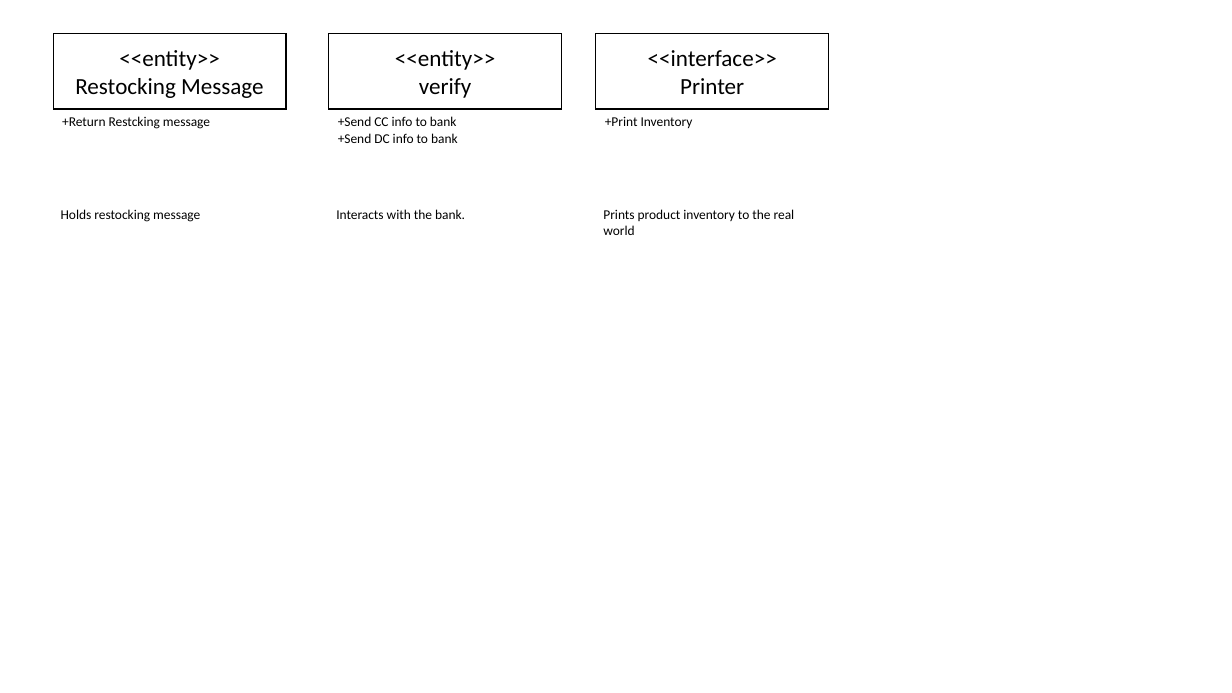
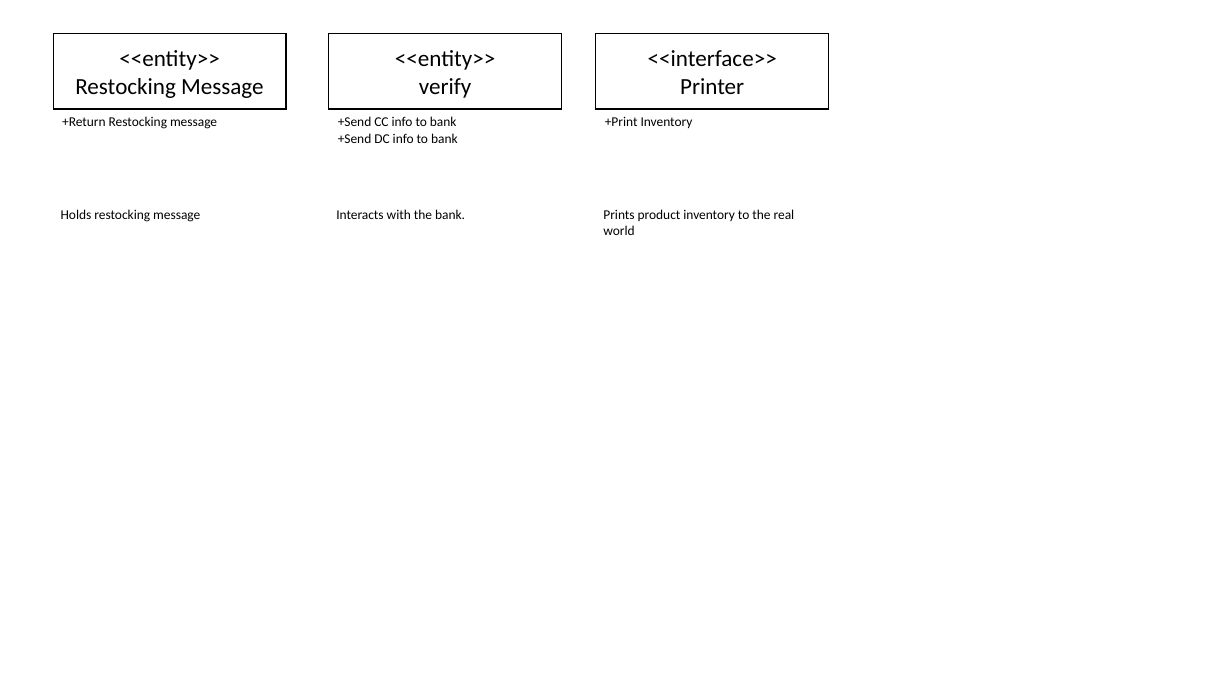
Before and after one commit to maw79/ExcServer, a slide deck: slide 13 of CSENG_PPT.pptx (slide 14 before the commit). Drawn at 1232x693 pixels with LibreOffice and Linux fonts; fonts in the diff are those of the drawing. Boxes give left, top, right and bottom in pixels: in the first picture for what was removed or moved away, otherwise in the second. Text is boxed around its words. In the diff, an @@ line names an element or a change of style, - is before the commit and + after.

```diff
--- a/CSENG_PPT.pptx
+++ b/CSENG_PPT.pptx
@@ text at [62, 116, 217, 129]: text changed @@
-+Return Restcking message
++Return Restocking message
```
Also in this commit, not shown: 2 other slides changed, 7 slides added.
